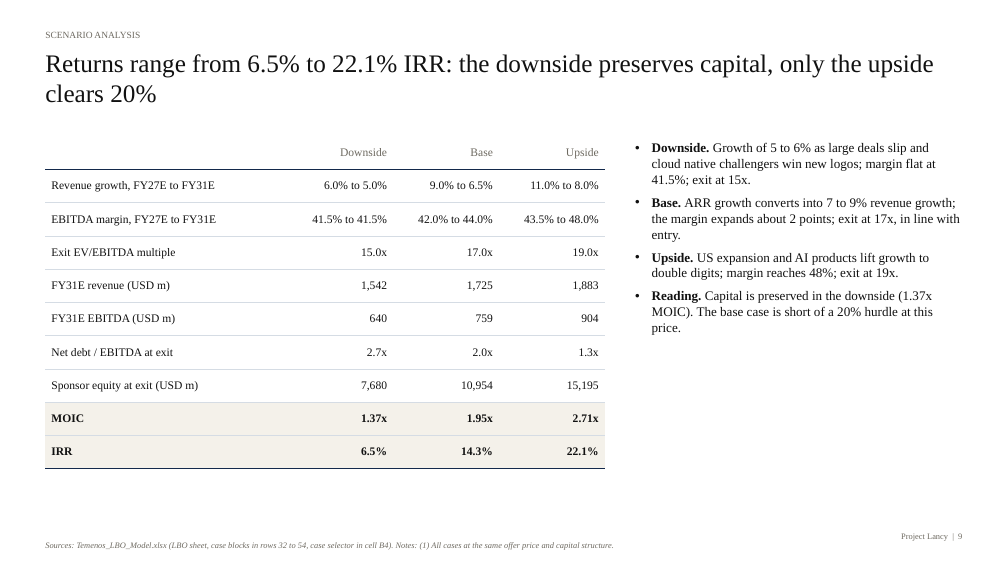
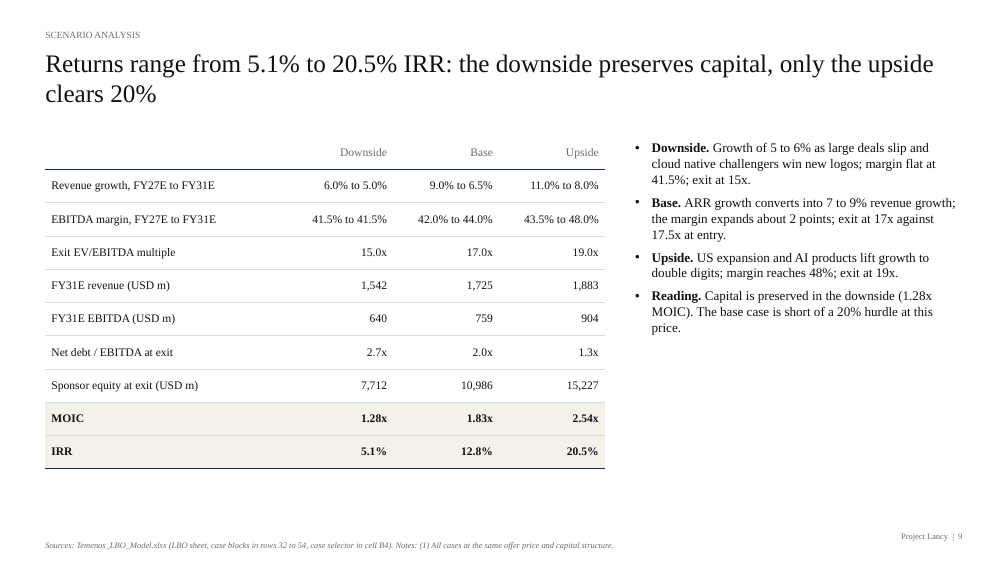
Before and after one commit to pascalielric/financelab, a slide deck: slide 9 of downloads/Temenos_LBO_IC_Deck.pptx. Drawn at 1008x567 pixels with LibreOffice and Linux fonts; fonts in the diff are those of the drawing. Boxes give left, top, right and bottom in pixels: in the first picture for what was removed or moved away, otherwise in the second. Text is boxed around its words. In the diff, an @@ line names an element or a change of style, - is before the commit and + after.

```diff
--- a/downloads/Temenos_LBO_IC_Deck.pptx
+++ b/downloads/Temenos_LBO_IC_Deck.pptx
@@ text at (45, 54, 934, 103): text changed @@
-Returns range from 6.5% to 22.1% IRR: the downside preserves capital, only the upside clears 20%
+Returns range from 5.1% to 20.5% IRR: the downside preserves capital, only the upside clears 20%
@@ table at (45, 136, 605, 469) @@
-row 8: Sponsor equity at exit (USD m) | 7,680 | 10,954 | 15,195
+row 8: Sponsor equity at exit (USD m) | 7,712 | 10,986 | 15,227
-row 9: MOIC | 1.37x | 1.95x | 2.71x
+row 9: MOIC | 1.28x | 1.83x | 2.54x
-row 10: IRR | 6.5% | 14.3% | 22.1%
+row 10: IRR | 5.1% | 12.8% | 20.5%
@@ text at (652, 198, 956, 242): text changed @@
-• Base. ARR growth converts into 7 to 9% revenue growth; the margin expands about 2 points; exit at 17x, in line with entry.
+• Base. ARR growth converts into 7 to 9% revenue growth; the margin expands about 2 points; exit at 17x against 17.5x at entry.
@@ text at (652, 291, 933, 335): text changed @@
-• Reading. Capital is preserved in the downside (1.37x MOIC). The base case is short of a 20% hurdle at this price.
+• Reading. Capital is preserved in the downside (1.28x MOIC). The base case is short of a 20% hurdle at this price.
```
Also in this commit, not shown: 7 other slides changed, 8 other files.
